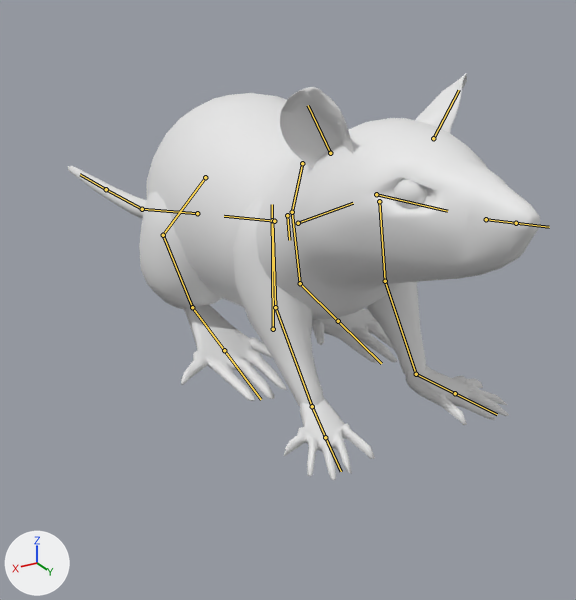
The FBX model Assets/Art/Marcello/Models/rat.fbx: old version first, new version second.
One viewpoint serves both versions: a 50 mm lens placed at (0.92, 1.97, 0.87), pointed at (-0.17, 0.16, -0.03). Every picture has the same lights, and +X, +Y and +Z are marked at lower left. The first picture is the older version. The bones that change, and the others that lie on the model, are drawn over the model as lines.

In view in the first picture: 'L_Ears_lp', 'L_backfoot_lp', 'L_front foot_lp', 'L_front leg_lp', 'R_Ears_lp', 'R_Eyes_lp', 'R_back leg_lp', 'R_backfoot_lp', 'R_front foot_lp', 'R_front leg_lp', 'base_lp'.
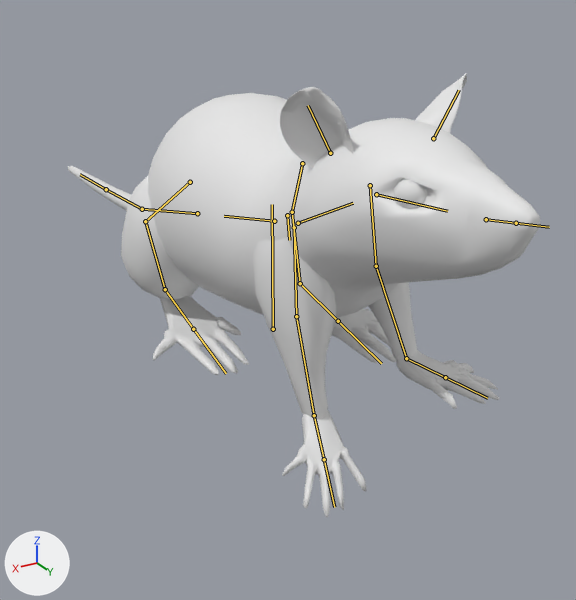
The newer file adds an action. The first version stands in its rest pose; the second is drawn at frame 1 of the action 'Armature|4. Walking(xyz)'.

Location of each change, (x1, y1, x2, y2) in pixels of the pictures (576 x 600 px):
'R_front leg_lp', posed
    before: (233, 197, 323, 406)
    after: (253, 237, 336, 419)
'R_back leg_lp', posed
    before: (139, 192, 222, 309)
    after: (121, 176, 199, 300)
'R_backfoot_lp', posed
    before: (181, 304, 287, 401)
    after: (153, 296, 249, 375)
'R_front foot_lp', posed (7% narrower, 30% taller)
    before: (284, 397, 375, 480)
    after: (282, 409, 367, 517)
'L_front foot_lp', posed
    before: (406, 365, 509, 425)
    after: (396, 350, 499, 409)
'L_front leg_lp', posed
    before: (366, 282, 426, 375)
    after: (368, 282, 417, 360)
bone 'L_front lower arm', root to tip
    before: (272, 220) to (275, 307)
    after: (294, 227) to (296, 316)
bone 'L_front upper arm', root to tip
    before: (275, 307) to (312, 406)
    after: (296, 316) to (314, 415)
bone 'R_front lower arm', root to tip
    before: (379, 201) to (385, 281)
    after: (370, 185) to (376, 266)
bone 'L_back upper leg', root to tip
    before: (205, 177) to (163, 235)
    after: (190, 182) to (145, 221)
bone 'L_back lower leg', root to tip
    before: (163, 235) to (192, 307)
    after: (145, 221) to (165, 289)
bone 'L_back lower leg.001', root to tip
    before: (192, 307) to (224, 350)
    after: (165, 289) to (193, 329)

The change in detail:
Bone 'L_front lower arm' (bone_l_front_lower_arm) moves from (0.0, 0.0, 0.0) to (-0.015, 0.005, 0.07).
Bone 'L_front upper arm' (bone_l_front_upper_arm) turns from (0, 0, 0) to (-26, 3, -1) degrees about its own x, y and z.
Bone 'R_front lower arm' (bone_r_front_lower_arm) moves from (0.0, 0.0, 0.0) to (0.012, -0.037, -0.013).
Bone 'L_back upper leg' (bone_l_back_upper_leg) moves from (0.0, 0.0, 0.0) to (-0.02, 0.079, -0.05).
Bone 'L_back upper leg' (bone_l_back_upper_leg) turns from (0, 0, 0) to (-12, -3, 1) degrees about its own x, y and z.
Bone 'L_back lower leg' (bone_l_back_lower_leg) turns from (0, 0, 0) to (-9, 1, 0) degrees about its own x, y and z.
Bone 'L_back lower leg.001' (bone_l_back_lower_leg_001) turns from (0, 0, 0) to (20, 0, 1) degrees about its own x, y and z.
